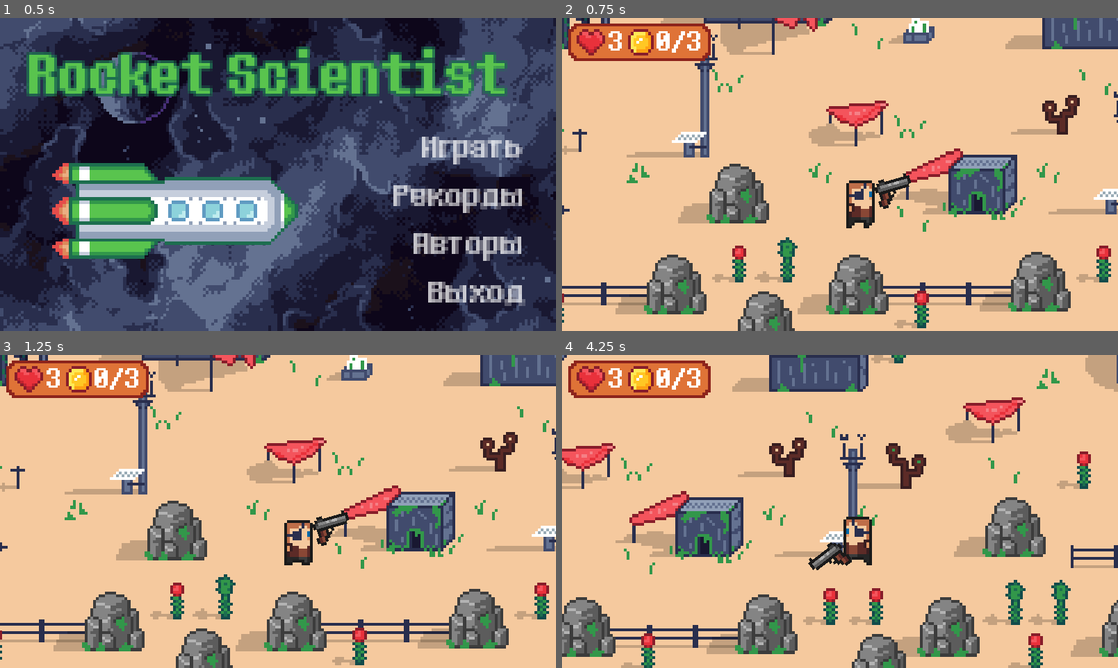
Above: before the commit, frames 1-4 (two rows, left to right).
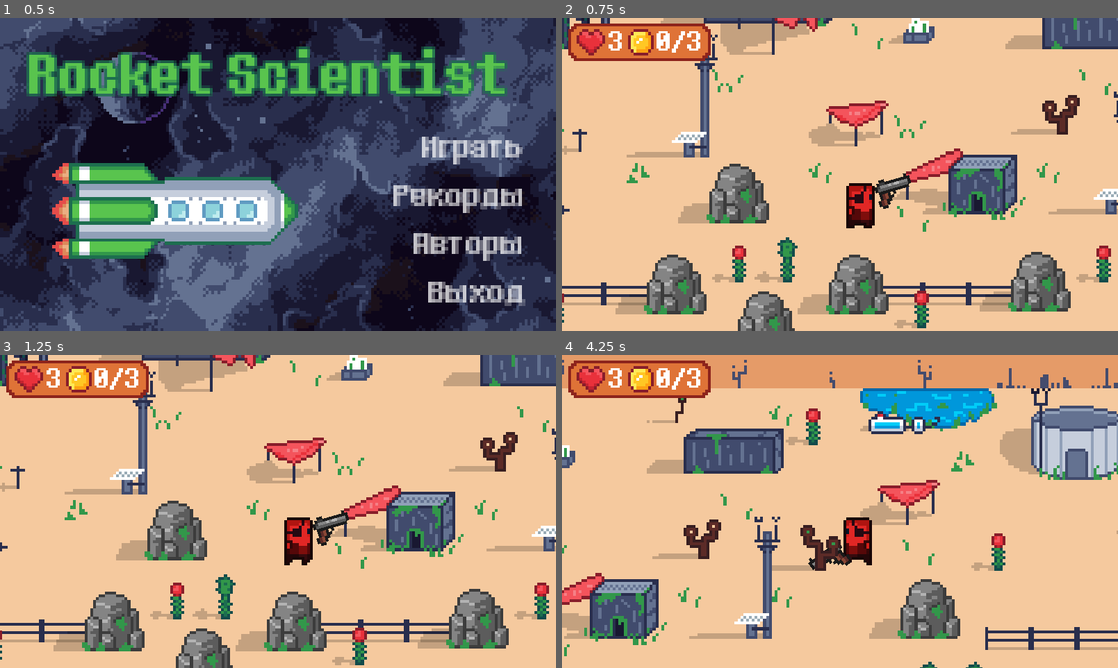
Above: after the commit, the same moments.

Repository: Sc222/rocket-scientist
Game: Godot game, scene res://MainMenu/MainMenu.tscn
Same seed, same stepped clock (60 frames per second), same inputs: the game is played once before the commit and once after it.
Inputs (mouse positions are in pixels of both pictures, inside the frame that each line leads up to):
- Up to frame 1 (0.5 s): no input
- Up to frame 2 (0.75 s): click "Играть" at 0.5 s
- Up to frame 3 (1.25 s): no input
- Up to frame 4 (4.25 s): tap Enter at 1.25 s; move the mouse to (962, 495) at 1.27 s; hold D (player_right) 1.28-2.03 s; click (962, 495) at 1.35 s; move the mouse to (728, 527) at 2.02 s; hold Down (player_down) 2.03-2.78 s; tap E (player_action) at 2.1 s; click (728, 527) at 2.3 s; move the mouse to (895, 442) at 2.77 s; hold D (player_right) 2.78-3.53 s; click (895, 442) at 2.85 s; move the mouse to (812, 574) at 3.52 s; hold W (player_up) from 3.53 s (still down); click (812, 574) at 3.6 s

Frame 1 is identical in both runs. In frame 2, 0.6% of the frame differs, in the area x 51-57%, y 51-68%; in frame 3, 0.6%; in frame 4, 44%, in the area x 0-100%, y 0-100%.

Commit message:
stage resources: -battle system development

Diff:
--- a/StageResources/Monster.gd
+++ b/StageResources/Monster.gd
@@ -4,7 +4,16 @@
 # Declare member variables here. Examples:
 # var a = 2
 # var b = "text"
-
+var player = null
+export var speed = 4
+const ATTACK_DISTANCE = 25
+const DIR_LEFT = "l"
+const DIR_RIGHT="r"
+const START_HP = 3
+const COINS_TO_COLLECT = 3
+const RELOAD_TIME = 0.4 #sec
+var reload = 0.0
+var direction=DIR_RIGHT
 
 # Called when the node enters the scene tree for the first time.
 func _ready():
@@ -14,3 +23,58 @@
 # Called every frame. 'delta' is the elapsed time since the previous frame.
 #func _process(delta):
 #	pass
+func _physics_process(delta):
+	reload(delta)
+	var movement = Vector2.ZERO
+	if player:
+		if position.distance_to(player.position)>ATTACK_DISTANCE:
+			movement = position.direction_to(player.position) * speed
+		else:
+			if reload == 0.0:
+				attack()
+		direction = rotate_knife(player.global_position)
+	update_animation(movement.length()!=0)
+	move_and_collide(movement)
+
+func reload(delta):
+	if reload > 0.0:
+		reload -= delta
+	if reload <= 0:
+		reload = 0
+
+func attack():
+	reload = RELOAD_TIME
+	$AnimationPlayer.play("attack_"+direction)
+
+func rotate_knife(player_pos):
+	player_pos.x += player.HALF_WIDTH
+	player_pos.y -= player.HALF_HEIGHT
+	var angle = (player_pos - $Dagger.global_position).angle()
+	var dir = direction
+	if angle>-PI/2 and angle<PI/2:
+		$Dagger/Sprite.set_flip_v(false)
+		dir = DIR_RIGHT
+	else:
+		$Dagger/Sprite.set_flip_v(true)
+		dir=DIR_LEFT
+	$Dagger.look_at(player_pos)
+	return dir
+
+func update_animation(is_moving):
+	if direction==DIR_RIGHT:
+		$Sprite.set_flip_h(false)
+	elif direction==DIR_LEFT:
+		$Sprite.set_flip_h(true)
+	if is_moving:
+		$Sprite.play("run")
+	else:
+		$Sprite.play("idle")
+
+func _on_PlayerDetectArea_body_entered(body):
+	if body.is_in_group("player"):
+		player = body
+
+
+func _on_PlayerDetectArea_body_exited(body):
+	if body.is_in_group("player"):
+		player = null
--- a/StageResources/Monster.tscn
+++ b/StageResources/Monster.tscn
@@ -26,8 +26,138 @@
 "speed": 7.0
 } ]
 
+[sub_resource type="Animation" id=7]
+resource_name = "attack_l"
+length = 0.28
+step = 0.04
+tracks/0/type = "value"
+tracks/0/path = NodePath("Dagger/Sprite:frame")
+tracks/0/interp = 1
+tracks/0/loop_wrap = true
+tracks/0/imported = false
+tracks/0/enabled = true
+tracks/0/keys = {
+"times": PoolRealArray( 0, 0.04, 0.08, 0.12, 0.16, 0.2, 0.24 ),
+"transitions": PoolRealArray( 1, 1, 1, 1, 1, 1, 1 ),
+"update": 1,
+"values": [ 0, 1, 2, 3, 4, 5, 6 ]
+}
+tracks/1/type = "value"
+tracks/1/path = NodePath("Dagger/Sprite:animation")
+tracks/1/interp = 1
+tracks/1/loop_wrap = true
+tracks/1/imported = false
+tracks/1/enabled = true
+tracks/1/keys = {
+"times": PoolRealArray( 0 ),
+"transitions": PoolRealArray( 1 ),
+"update": 1,
+"values": [ "attack" ]
+}
+tracks/2/type = "value"
+tracks/2/path = NodePath("Dagger/DaggerHitbox:disabled")
+tracks/2/interp = 1
+tracks/2/loop_wrap = true
+tracks/2/imported = false
+tracks/2/enabled = true
+tracks/2/keys = {
+"times": PoolRealArray( 0, 0.16 ),
+"transitions": PoolRealArray( 1, 1 ),
+"update": 1,
+"values": [ false, true ]
+}
+tracks/3/type = "value"
+tracks/3/path = NodePath("Dagger/DaggerHitbox:position")
+tracks/3/interp = 1
+tracks/3/loop_wrap = true
+tracks/3/imported = false
+tracks/3/enabled = true
+tracks/3/keys = {
+"times": PoolRealArray( 0, 0.04, 0.08, 0.12, 0.16, 0.2, 0.24 ),
+"transitions": PoolRealArray( 1, 1, 1, 1, 1, 1, 1 ),
+"update": 1,
+"values": [ Vector2( -6.5, -8 ), Vector2( -5.5, -8 ), Vector2( -4.5, -8 ), Vector2( -3.5, -8 ), Vector2( -4.5, -8 ), Vector2( -5.5, -8 ), Vector2( -6.5, -8 ) ]
+}
+tracks/4/type = "value"
+tracks/4/path = NodePath("Dagger/DaggerHitbox:scale")
+tracks/4/interp = 1
+tracks/4/loop_wrap = true
+tracks/4/imported = false
+tracks/4/enabled = true
+tracks/4/keys = {
+"times": PoolRealArray( 0 ),
+"transitions": PoolRealArray( 1 ),
+"update": 0,
+"values": [ Vector2( 1, -1 ) ]
+}
+
+[sub_resource type="Animation" id=5]
+resource_name = "attack_r"
+length = 0.28
+step = 0.04
+tracks/0/type = "value"
+tracks/0/path = NodePath("Dagger/Sprite:frame")
+tracks/0/interp = 1
+tracks/0/loop_wrap = true
+tracks/0/imported = false
+tracks/0/enabled = true
+tracks/0/keys = {
+"times": PoolRealArray( 0, 0.04, 0.08, 0.12, 0.16, 0.2, 0.24 ),
+"transitions": PoolRealArray( 1, 1, 1, 1, 1, 1, 1 ),
+"update": 1,
+"values": [ 0, 1, 2, 3, 4, 5, 6 ]
+}
+tracks/1/type = "value"
+tracks/1/path = NodePath("Dagger/Sprite:animation")
+tracks/1/interp = 1
+tracks/1/loop_wrap = true
+tracks/1/imported = false
+tracks/1/enabled = true
+tracks/1/keys = {
+"times": PoolRealArray( 0 ),
+"transitions": PoolRealArray( 1 ),
+"update": 1,
+"values": [ "attack" ]
+}
+tracks/2/type = "value"
+tracks/2/path = NodePath("Dagger/DaggerHitbox:disabled")
+tracks/2/interp = 1
+tracks/2/loop_wrap = true
+tracks/2/imported = false
+tracks/2/enabled = true
+tracks/2/keys = {
+"times": PoolRealArray( 0, 0.16 ),
+"transitions": PoolRealArray( 1, 1 ),
+"update": 1,
+"values": [ false, true ]
+}
+tracks/3/type = "value"
+tracks/3/path = NodePath("Dagger/DaggerHitbox:position")
+tracks/3/interp = 1
+tracks/3/loop_wrap = true
+tracks/3/imported = false
+tracks/3/enabled = true
+tracks/3/keys = {
+"times": PoolRealArray( 0, 0.04, 0.08, 0.12, 0.16, 0.2, 0.24 ),
+"transitions": PoolRealArray( 1, 1, 1, 1, 1, 1, 1 ),
+"update": 1,
+"values": [ Vector2( -6.5, 8 ), Vector2( -5.5, 8 ), Vector2( -4.5, 8 ), Vector2( -3.5, 8 ), Vector2( -4.5, 8 ), Vector2( -5.5, 8 ), Vector2( -6.5, 8 ) ]
+}
+tracks/4/type = "value"
+tracks/4/path = NodePath("Dagger/DaggerHitbox:scale")
+tracks/4/interp = 1
+tracks/4/loop_wrap = true
+tracks/4/imported = false
+tracks/4/enabled = true
+tracks/4/keys = {
+"times": PoolRealArray( 0 ),
+"transitions": PoolRealArray( 1 ),
+"update": 0,
+"values": [ Vector2( 1, 1 ) ]
+}
+
 [sub_resource type="Animation" id=2]
-resource_name = "Hit"
+resource_name = "hit"
 length = 0.5
 step = 0.05
 tracks/0/type = "value"
@@ -43,59 +173,6 @@
 "values": [ Color( 0.917647, 0.196078, 0.235294, 1 ), Color( 1, 1, 1, 1 ), Color( 0.917647, 0.196078, 0.235294, 1 ), Color( 1, 1, 1, 1 ), Color( 0.917647, 0.196078, 0.235294, 1 ), Color( 1, 1, 1, 1 ) ]
 }
 
-[sub_resource type="Animation" id=5]
-resource_name = "attack"
-length = 0.28
-step = 0.04
-tracks/0/type = "value"
-tracks/0/path = NodePath("Dagger/Animation:frame")
-tracks/0/interp = 1
-tracks/0/loop_wrap = true
-tracks/0/imported = false
-tracks/0/enabled = true
-tracks/0/keys = {
-"times": PoolRealArray( 0, 0.04, 0.08, 0.12, 0.16, 0.2, 0.24 ),
-"transitions": PoolRealArray( 1, 1, 1, 1, 1, 1, 1 ),
-"update": 1,
-"values": [ 0, 1, 2, 3, 4, 5, 6 ]
-}
-tracks/1/type = "value"
-tracks/1/path = NodePath("Dagger/Animation:animation")
-tracks/1/interp = 1
-tracks/1/loop_wrap = true
-tracks/1/imported = false
-tracks/1/enabled = true
-tracks/1/keys = {
-"times": PoolRealArray( 0 ),
-"transitions": PoolRealArray( 1 ),
-"update": 1,
-"values": [ "attack" ]
-}
-tracks/2/type = "value"
-tracks/2/path = NodePath("Dagger/DaggerHitbox:disabled")
-tracks/2/interp = 1
-tracks/2/loop_wrap = true
-tracks/2/imported = false
-tracks/2/enabled = true
-tracks/2/keys = {
-"times": PoolRealArray( 0, 0.28 ),
-"transitions": PoolRealArray( 1, 1 ),
-"update": 1,
-"values": [ false, true ]
-}
-tracks/3/type = "value"
-tracks/3/path = NodePath("Dagger/DaggerHitbox:position")
-tracks/3/interp = 1
-tracks/3/loop_wrap = true
-tracks/3/imported = false
-tracks/3/enabled = true
-tracks/3/keys = {
-"times": PoolRealArray( 0, 0.04, 0.08, 0.12, 0.16, 0.2, 0.24 ),
-"transitions": PoolRealArray( 1, 1, 1, 1, 1, 1, 1 ),
-"update": 1,
-"values": [ Vector2( -6.5, 8 ), Vector2( -5.5, 8 ), Vector2( -4.5, 8 ), Vector2( -3.5, 8 ), Vector2( -4.5, 8 ), Vector2( -5.5, 8 ), Vector2( -6.5, 8 ) ]
-}
-
 [sub_resource type="SpriteFrames" id=3]
 animations = [ {
 "frames": [ ExtResource( 16 ) ],
@@ -109,38 +186,52 @@
 "speed": 20.0
 } ]
 
+[sub_resource type="CircleShape2D" id=6]
+radius = 96.1301
+
 [node name="Monster" type="KinematicBody2D"]
 script = ExtResource( 2 )
 
 [node name="Sprite" type="AnimatedSprite" parent="."]
+modulate = Color( 0.917647, 0.196078, 0.235294, 1 )
 position = Vector2( 0, -19 )
 frames = SubResource( 1 )
 animation = "idle"
 centered = false
 
 [node name="AnimationPlayer" type="AnimationPlayer" parent="."]
-anims/Hit = SubResource( 2 )
-anims/attack = SubResource( 5 )
-
-[node name="Dagger" type="Area2D" parent="."]
+anims/attack_l = SubResource( 7 )
+anims/attack_r = SubResource( 5 )
+anims/hit = SubResource( 2 )
+
+[node name="Dagger" type="Area2D" parent="." groups=[
+"deadly",
+]]
 position = Vector2( 6.5, -8 )
 
-[node name="Animation" type="AnimatedSprite" parent="Dagger"]
+[node name="Sprite" type="AnimatedSprite" parent="Dagger"]
 position = Vector2( 15.5, 2.86102e-06 )
 frames = SubResource( 3 )
 animation = "attack"
-frame = 6
 
 [node name="RayCast" type="RayCast2D" parent="Dagger"]
 position = Vector2( 0.5, 0 )
 cast_to = Vector2( 23, 0 )
 
 [node name="DaggerHitbox" type="CollisionPolygon2D" parent="Dagger"]
-position = Vector2( -6.5, 8 )
+position = Vector2( -6.5, -8 )
+scale = Vector2( 1, -1 )
 polygon = PoolVector2Array( 19, -10, 26, -10, 27, -9, 27, -8, 25, -6, 19, -6 )
-disabled = true
 
 [node name="CollisionPolygon" type="CollisionPolygon2D" parent="."]
 position = Vector2( 0, -19 )
 polygon = PoolVector2Array( 2, 18, 2, 16, 12, 16, 12, 18 )
+
+[node name="PlayerDetectArea" type="Area2D" parent="."]
+
+[node name="CollisionShape2D" type="CollisionShape2D" parent="PlayerDetectArea"]
+position = Vector2( 7, -9 )
+shape = SubResource( 6 )
 [connection signal="animation_finished" from="AnimationPlayer" to="." method="_on_AnimationPlayer_animation_finished"]
+[connection signal="body_entered" from="PlayerDetectArea" to="." method="_on_PlayerDetectArea_body_entered"]
+[connection signal="body_exited" from="PlayerDetectArea" to="." method="_on_PlayerDetectArea_body_exited"]
--- a/StageResources/Player.gd
+++ b/StageResources/Player.gd
@@ -1,9 +1,12 @@
 extends KinematicBody2D
 
 signal die
-signal win
+signal change_hp
+
 const Bullet = preload("res://StageResources/Bullet.tscn")
-export var speed = 16*20
+export var speed = 7
+const HALF_WIDTH=6*5
+const HALF_HEIGHT=9*5
 const DIR_LEFT = "l"
 const DIR_RIGHT="r"
 const START_HP = 3
@@ -34,11 +37,9 @@
 	var dir_vector: Vector2
 	dir_vector.x = Input.get_action_strength("player_right") - Input.get_action_strength("player_left")
 	dir_vector.y = Input.get_action_strength("player_down") - Input.get_action_strength("player_up")
+	dir_vector = dir_vector.normalized()
 
-	if abs(dir_vector.x) == 1 and abs(dir_vector.y) == 1:
-		dir_vector = dir_vector.normalized()
-
-	var movement = speed * dir_vector * delta
+	var movement = speed * dir_vector
 
 	direction = rotate_pistol(get_global_mouse_position())
 	update_animation(movement.length()!=0)
@@ -79,8 +80,10 @@
 func update_animation(is_moving):
 	if direction==DIR_RIGHT:
 		sprite.set_flip_h(false)
+		$HitArea/HitPolygon.position.x=0
 	elif direction==DIR_LEFT:
 		sprite.set_flip_h(true)
+		$HitArea/HitPolygon.position.x=-1
 	if is_moving:
 		sprite.play("run")
 	else:
@@ -111,13 +114,22 @@
 	if is_vulnerable:
 		is_vulnerable = false
 		hp-=1
+		emit_signal("change_hp")
 		if hp == 0:
 			emit_signal("die")
 			#todo play death animation
 		else:
 			$AnimationPlayer.seek(0)
-			$AnimationPlayer.play("Hit")
+			$AnimationPlayer.play("hit")
 
 
 func _on_AnimationPlayer_animation_finished(anim_name):
 	is_vulnerable = true
+
+
+func _on_HitArea_area_entered(area):
+	if area.is_in_group("deadly"):
+		print("hit")
+		#todo better way to send signal FROM dagger
+		#todo what about knockback
+		hit()
--- a/StageResources/Player.tscn
+++ b/StageResources/Player.tscn
@@ -30,7 +30,7 @@
 } ]
 
 [sub_resource type="Animation" id=4]
-resource_name = "Hit"
+resource_name = "hit"
 length = 0.5
 step = 0.05
 tracks/0/type = "value"
@@ -73,13 +73,15 @@
 script = ExtResource( 7 )
 
 [node name="Sprite" type="AnimatedSprite" parent="."]
+modulate = Color( 0.917647, 0.196078, 0.235294, 1 )
 position = Vector2( 0, -19 )
 frames = SubResource( 1 )
-animation = "run"
+animation = "idle"
+frame = 1
 centered = false
 
 [node name="AnimationPlayer" type="AnimationPlayer" parent="."]
-anims/Hit = SubResource( 4 )
+anims/hit = SubResource( 4 )
 
 [node name="Pistol" type="Node2D" parent="."]
 position = Vector2( 6.5, -9.5 )
@@ -94,13 +96,13 @@
 position = Vector2( 13.5, -9 )
 scale = Vector2( 0.7, 0.7 )
 frames = SubResource( 3 )
-frame = 2
 playing = true
 
 [node name="BulletSpawner" type="Position2D" parent="Pistol"]
 position = Vector2( 20.5, -2.5 )
 
 [node name="CollisionPolygon" type="CollisionPolygon2D" parent="."]
+visible = false
 position = Vector2( 0, -19 )
 polygon = PoolVector2Array( 2, 18, 2, 16, 12, 16, 12, 18 )
 
@@ -111,4 +113,13 @@
 limit_top = 0
 limit_right = 5120
 limit_bottom = 1064
+
+[node name="HitArea" type="Area2D" parent="." groups=[
+"player",
+]]
+
+[node name="HitPolygon" type="CollisionPolygon2D" parent="HitArea"]
+polygon = PoolVector2Array( 3, -15, 11, -15, 11, -3, 3, -3 )
 [connection signal="animation_finished" from="AnimationPlayer" to="." method="_on_AnimationPlayer_animation_finished"]
+[connection signal="area_entered" from="HitArea" to="." method="_on_HitArea_area_entered"]
+[connection signal="body_entered" from="HitArea" to="." method="_on_HitArea_body_entered"]
--- a/StageResources/StageResouces.gd
+++ b/StageResources/StageResouces.gd
@@ -17,7 +17,7 @@
 const Monster = preload("res://StageResources/Monster.tscn")
 const CHESTS_COUNT = 5
 const CHESTS_TO_COLLECT = 3
-const MAX_MONSTERS = 10
+const MAX_MONSTERS = 1
 var monsters_on_map = 0
 
 var chest_tasks = [
@@ -92,6 +92,9 @@
 	update_ui($Map/Player)
 
 
+func _on_Player_change_hp():
+	update_ui($Map/Player)
+
 func _on_Player_die():
 	print("GAME OVER")
 	pass # Replace with function body.
@@ -112,7 +115,7 @@
 		print("spawn monster")
 		var spawner = spawners[rand_index]
 		var monster = Monster.instance()
-		#monsters_on_map+=1
+		monsters_on_map+=1
 		monster.global_position.x=spawner.global_position.x/5
 		monster.global_position.y=spawner.global_position.y/5
 		$Map/Monsters.add_child(monster)
--- a/StageResources/StageResouces.tscn
+++ b/StageResources/StageResouces.tscn
@@ -96,7 +96,7 @@
 [node name="Player" parent="Map" instance=ExtResource( 3 )]
 
 [node name="ReloadIndicator" parent="Map/Player/Pistol" index="1"]
-frame = 3
+frame = 2
 
 [node name="PlayerPositions" type="Node2D" parent="Map"]
 visible = false
@@ -824,8 +824,8 @@
 [node name="MonsterSpawnTimer" type="Timer" parent="."]
 wait_time = 2.0
 autostart = true
+[connection signal="change_hp" from="Map/Player" to="." method="_on_Player_change_hp"]
 [connection signal="die" from="Map/Player" to="." method="_on_Player_die"]
-[connection signal="win" from="Map/Player" to="." method="_on_Player_win"]
 [connection signal="timeout" from="MonsterSpawnTimer" to="." method="_on_MonsterSpawnTimer_timeout"]
 
 [editable path="Map/Player"]
Not shown: 1 places in StageResources/Monster.tscn that only renumber resources
